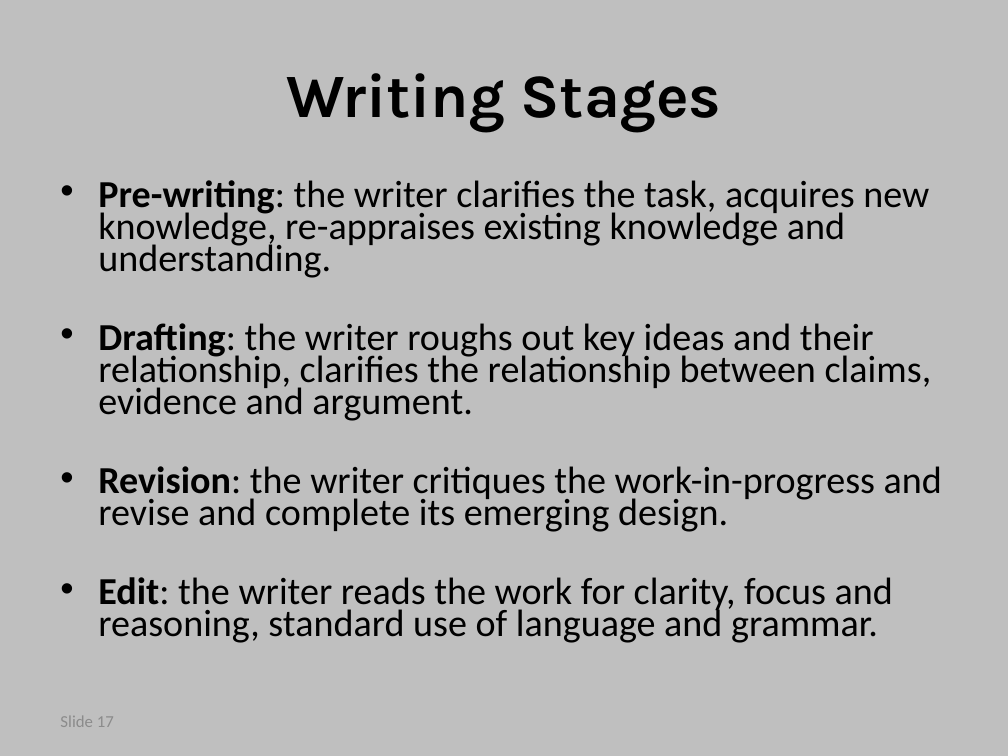
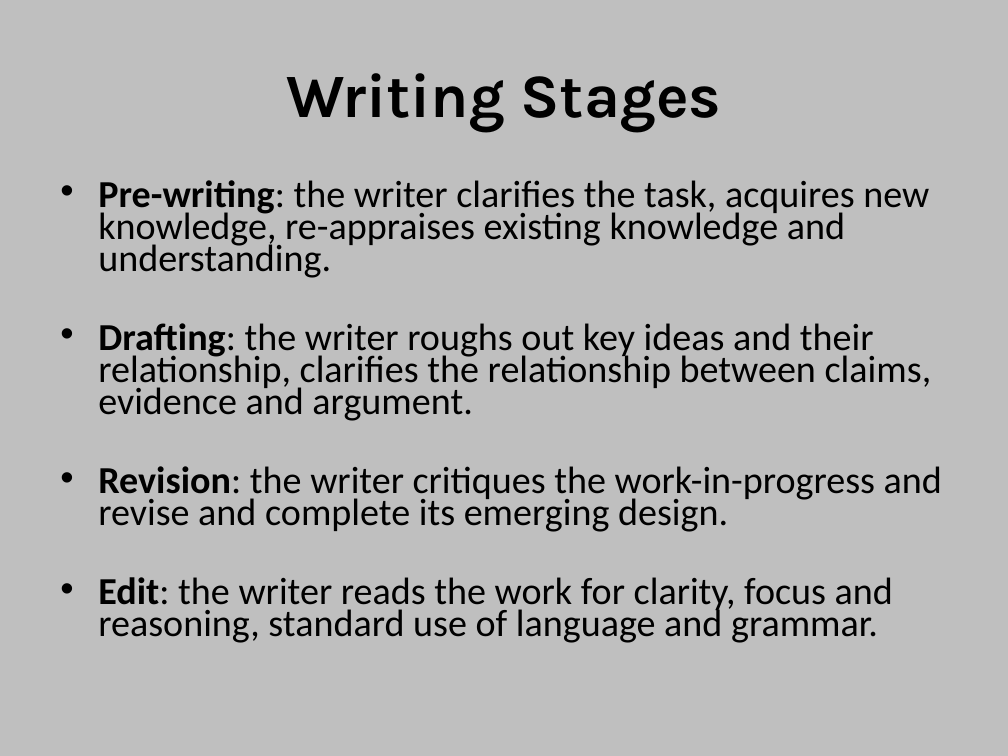
Before and after one commit to npm27/Teaching-Materials, a slide deck: slide 17 of Writing Fall 23/Slides/2 Week 1 - Generating Research Topics.pptx. Drawn at 1008x756 pixels with LibreOffice and Linux fonts; fonts in the diff are those of the drawing. Boxes give left, top, right and bottom in pixels: in the first picture for what was removed or moved away, otherwise in the second. Text is boxed around its words. In the diff, an @@ line names an element or a change of style, - is before the commit and + after.

Commit message:
working on writing class

```diff
--- a/Writing Fall 23/Slides/2 Week 1 - Generating Research Topics.pptx
+++ b/Writing Fall 23/Slides/2 Week 1 - Generating Research Topics.pptx
@@ rectangle added at [50,701,126,731], fill #BFBFBF, outline #BFBFBF 2 pt @@
@@ page number removed at [60,716,114,727] @@
-Slide 17
```
Also in this commit, not shown: 6 other slides changed, 16 other files.
